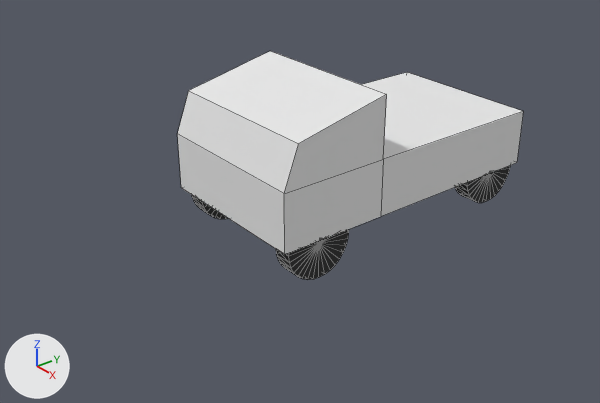
The Blender file orig/vehicles/ute/ute.blend, before and after one commit.
The view is the same before and after, from a 50 mm lens placed at (5.98, -5.5, 3.89), pointed at (-0.21, -0.57, -0.04). Every picture has the same lights, and +X, +Y and +Z are marked at lower left. Mesh edges are drawn as thin lines.

The scene before the commit, as lines of its bpy script (objects in view):
```python
me_cube_001 = bpy.data.meshes.new('Cube.001')
me_cube_001.from_pydata(...)  # 16 vertices, 14 faces; spans x -0.87..0.87, y -1.62..1.62, z -0.3..0.94
me_cube_001.materials.append(mat_material)  # its picture is missing
me_cylinder_000 = bpy.data.meshes.new('Cylinder.000')
me_cylinder_000.from_pydata(...)  # a 32-sided cylinder along x spanning x -0.094..0.094, y -0.361..0.361, z -0.361..0.361
me_cylinder_000.materials.append(mat_wheel_nophysics)  # its picture is missing
ob_cube = bpy.data.objects.new('Cube', me_cube_001)
ob_cube.location = (0.012, 0.0, 0.481)
ob_wheel_fl = bpy.data.objects.new('Wheel_FL', me_cylinder_000)
ob_wheel_fl.location = (0.749, -1.18, 0.117)
ob_wheel_fr = bpy.data.objects.new('Wheel_FR', me_cylinder_000)
ob_wheel_fr.location = (-0.705, -1.18, 0.158)
ob_wheel_rl = bpy.data.objects.new('Wheel_RL', me_cylinder_000)
ob_wheel_rl.location = (0.749, 1.206, 0.177)
```
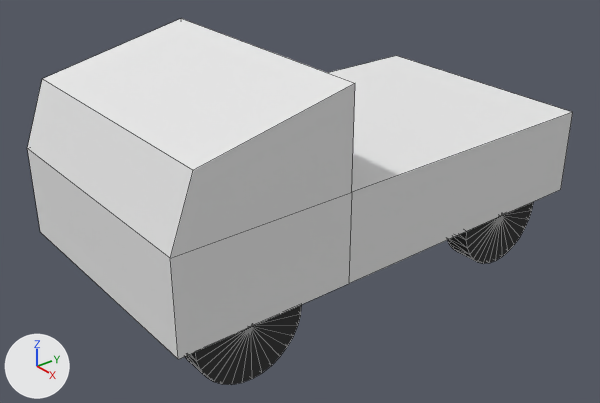
Commit message: Updated 'ute' model

Changed parts and their boxes (x1, y1, x2, y2) in the pictures (600 x 403 px; the box of a moved part takes in the faces that stretch with it):
'Chassis', added: after (27, 19, 573, 359)
'Cube', deleted: before (178, 51, 524, 254)
'Wheel_FL', reshaped, moved: before (276, 229, 349, 280); after (185, 305, 302, 385)
'Wheel_RL', reshaped, moved (51% wider, 62% taller): before (455, 165, 511, 203); after (448, 202, 533, 264)
'Wheel_FR', reshaped, moved (not visible afterwards): before (192, 195, 228, 219)
part 1 of me_cylinder_000, moved or reshaped (not visible afterwards): before (192, 165, 511, 280)

The change, as a diff of the scene's bpy script:
```diff
--- a/orig/vehicles/ute/ute.blend.py
+++ b/orig/vehicles/ute/ute.blend.py
@@ me_cylinder_000 @@
 me_cylinder_000.from_pydata(...)  # 66 vertices, 128 faces; spans x -0.094..0.094, y -0.361..0.361, z -0.361..0.361
 # used by ob_wheel_fr; location = (-0.705, -1.18, 0.158)
+# me_cylinder_000 part 1: the whole mesh is multiplied about its middle by the matrix ((1.575, 0.0, 0.0), (0.0, 1.575, 0.0), (0.0, 0.0, 1.575))
 me_cylinder_000.materials.append(mat_wheel_nophysics)
@@ me_cylinder_002 @@
+me_cylinder_002.from_pydata(...)  # a 32-sided cylinder along x spanning x -0.149..0.149, y -0.569..0.569, z -0.569..0.569
+me_cylinder_002.materials.append(mat_wheel_nophysics)  # its picture is missing
@@ me_cube_001_1 @@
+me_cube_001_1.from_pydata(...)  # 16 vertices, 14 faces; spans x -1.38..1.38, y -2.55..2.55, z -0.97..0.97
+me_cube_001_1.materials.append(mat_material)  # its picture is missing
@@ me_cylinder_001 @@
+me_cylinder_001 = me_cylinder_002.copy(); me_cylinder_001.name = 'Cylinder.001'
@@ ob_cube @@
-ob_cube = bpy.data.objects.new('Cube', me_cube_001)
-ob_cube.location = (0.012, 0.0, 0.481)
@@ ob_wheel_fr @@
 ob_wheel_fr = bpy.data.objects.new('Wheel_FR', me_cylinder_000)
+ob_wheel_fr.parent = ob_chassis
 ob_wheel_fr.location = (-0.705, -1.18, 0.158)
@@ ob_wheel_fl @@
-ob_wheel_fl = bpy.data.objects.new('Wheel_FL', me_cylinder_000)
-ob_wheel_fl.location = (0.749, -1.18, 0.117)
+ob_wheel_fl = bpy.data.objects.new('Wheel_FL', me_cylinder_001)
+ob_wheel_fl.parent = ob_chassis
+ob_wheel_fl.location = (1.166, -1.787, -1.017)
@@ ob_wheel_rl @@
-ob_wheel_rl = bpy.data.objects.new('Wheel_RL', me_cylinder_000)
-ob_wheel_rl.location = (0.749, 1.206, 0.177)
+ob_wheel_rl = bpy.data.objects.new('Wheel_RL', me_cylinder_002)
+ob_wheel_rl.parent = ob_chassis
+ob_wheel_rl.location = (1.155, 1.583, -1.034)
@@ ob_chassis @@
+ob_chassis = bpy.data.objects.new('Chassis', me_cube_001_1)
+ob_chassis.location = (-0.288, -0.316, 0.72)
```
